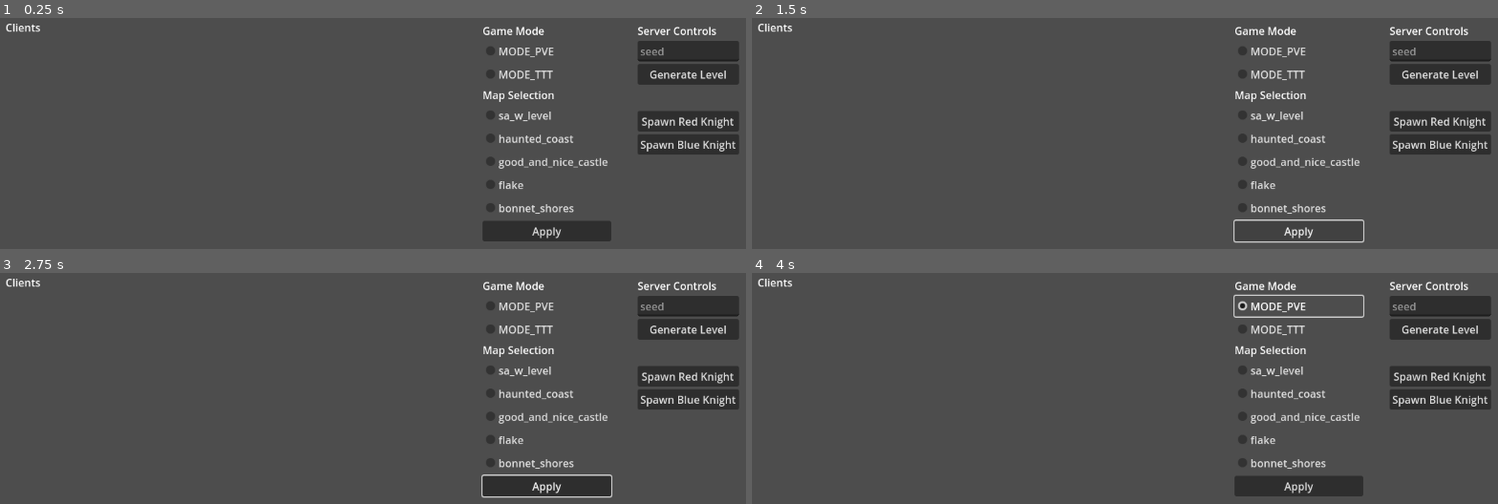
Above: before the commit, frames 1-4 (two rows, left to right).
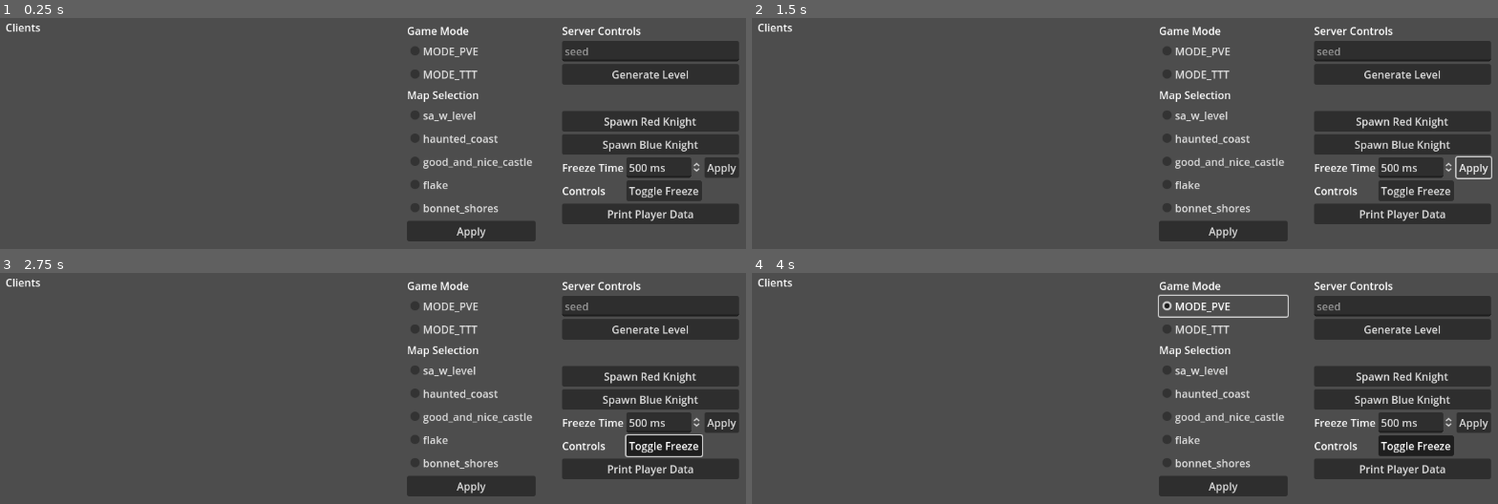
Above: after the commit, the same moments.

Repository: Travh98/SaW_Server
Game: Godot game, scene res://components/start.tscn
The game is run twice, just before and just after one commit, with the same random seed, the same clock (stepped at 60 frames per second) and the same inputs.
Inputs (mouse positions are in pixels of both pictures, inside the frame that each line leads up to):
- Up to frame 1 (0.25 s): no input
- Up to frame 2 (1.5 s): click "Apply" at 0.5 s; click "Apply" at 1.25 s
- Up to frame 3 (2.75 s): click (663, 446) at 2 s, where only the run after the commit has a clickable "Toggle Freeze"
- Up to frame 4 (4 s): click (1401, 469) at 2.75 s, where only the run after the commit has a clickable "Print Player Data"; click "MODE_PVE" at 3.5 s

The runs differ from the first frame. In frame 1, 14% of the frame differs, in the area x 54-99%, y 3-97%; in frame 2, 13%; in frame 3, 14%; in frame 4, 14%.

Commit message:
Freeze on hit for testing

Diff:
--- /dev/null
+++ b/components/freeze_on_hit_mgr.gd
@@ -0,0 +1,32 @@
+class_name FreezeOnHitMgr
+extends Node
+
+## Freezes client games whenever someone is hit
+
+@onready var freeze_timer: Timer = $FreezeTimer
+
+var is_active: bool = false : set = set_freeze_enabled
+
+
+func _ready():
+	freeze_timer.timeout.connect(on_freeze_timeout)
+	freeze_timer.one_shot = true
+
+
+func set_freeze_time(freeze_time: float):
+	freeze_timer.wait_time = freeze_time / 1000.0
+
+
+func on_player_hit(_peer_id: int, _health: int):
+	if !is_active:
+		return
+	Server.set_game_freeze.rpc(true)
+	freeze_timer.start()
+
+
+func on_freeze_timeout():
+	Server.set_game_freeze.rpc(false)
+
+
+func set_freeze_enabled(enable: bool):
+	is_active = enable
--- a/components/player_data.gd
+++ b/components/player_data.gd
@@ -5,6 +5,7 @@
 
 signal player_name_changed(peer_id: int, player_name: String)
 signal player_died(peer_id: int)
+signal player_health_changed(peer_id: int, new_health: int)
 
 var player_data = {}
 
@@ -52,6 +53,8 @@
 	if previous_hp > 0 and health <= 0:
 		print("Player has died: ", player_data[peer_id]["name"])
 		player_died.emit(peer_id)
+
+	player_health_changed.emit(peer_id, player_data[peer_id]["health"])
 
 
 
@@ -113,3 +116,7 @@
 func is_player_alive(peer_id: int) -> bool:
 	if !player_data.has(peer_id): return false
 	return player_data[peer_id]["health"] > 0
+
+
+func print_player_data():
+	print(player_data)
--- a/components/server.gd
+++ b/components/server.gd
@@ -16,6 +16,7 @@
 @onready var player_list: PlayerList = $ServerGui/PlayerList
 @onready var npc_mgr: NpcMgr = $NpcMgr
 @onready var ttt_game_mode: TttGameMode = $GameModes/TttGameMode
+@onready var freeze_on_hit_mgr: FreezeOnHitMgr = $FreezeOnHitMgr
 
 
 func _ready():
@@ -49,6 +50,11 @@
 	client_mgr.client_connected.connect(ttt_game_mode.on_client_connected)
 	client_mgr.client_disconnected.connect(ttt_game_mode.on_client_disconnected)
 	player_data.player_died.connect(ttt_game_mode.on_player_died)
+
+	player_data.player_health_changed.connect(freeze_on_hit_mgr.on_player_hit)
+	server_controls.set_freeze_time_enabled.connect(freeze_on_hit_mgr.set_freeze_enabled)
+	server_controls.set_freeze_time_msec.connect(freeze_on_hit_mgr.set_freeze_time)
+	server_controls.print_player_data.connect(player_data.print_player_data)
 
 
 @rpc("call_remote", "reliable")
@@ -177,3 +183,8 @@
 	# Take the new data from this one peer and send it to all others
 	peer_hat_selected.rpc(peer_id, file_name)
 	pass
+
+
+@rpc("call_remote", "reliable")
+func set_game_freeze(_frozen: bool):
+	pass
--- a/components/server.tscn
+++ b/components/server.tscn
@@ -11,6 +11,7 @@
 [ext_resource type="Script" path="res://components/map_mgr.gd" id="5_rkmdi"]
 [ext_resource type="PackedScene" uid="uid://dnguqoae2sabp" path="res://ui/player_list.tscn" id="6_fj8dx"]
 [ext_resource type="PackedScene" uid="uid://7ef43wqxgjw8" path="res://components/game_modes/ttt_game_mode.tscn" id="7_efu82"]
+[ext_resource type="Script" path="res://components/freeze_on_hit_mgr.gd" id="12_lt7ic"]
 
 [node name="Server" type="Node"]
 script = ExtResource("1_rox3g")
@@ -54,3 +55,9 @@
 [node name="GameModes" type="Node" parent="."]
 
 [node name="TttGameMode" parent="GameModes" instance=ExtResource("7_efu82")]
+
+[node name="FreezeOnHitMgr" type="Node" parent="."]
+script = ExtResource("12_lt7ic")
+
+[node name="FreezeTimer" type="Timer" parent="FreezeOnHitMgr"]
+one_shot = true
--- a/ui/server_controls.gd
+++ b/ui/server_controls.gd
@@ -6,6 +6,9 @@
 signal start_level_gen(seed: String)
 signal spawn_red_knight()
 signal spawn_blue_knight()
+signal set_freeze_time_msec(freeze_time_msec: int)
+signal set_freeze_time_enabled(enable: bool)
+signal print_player_data()
 
 @onready var server_data_loader = $ServerDataLoader
 
@@ -17,6 +20,12 @@
 @onready var mode_selections: Container = $MarginContainer/HBoxContainer/VBoxContainer2/ModeSelections
 @onready var apply_button: Button = $MarginContainer/HBoxContainer/VBoxContainer2/ApplyButton
 
+@onready var freeze_time_spin_box: SpinBox = $MarginContainer/HBoxContainer/VBoxContainer/GridContainer/FreezeTimeSpinBox
+@onready var apply_freeze_time: Button = $MarginContainer/HBoxContainer/VBoxContainer/GridContainer/ApplyFreezeTime
+@onready var toggle_freeze_time_button: Button = $MarginContainer/HBoxContainer/VBoxContainer/GridContainer/ToggleFreezeTimeButton
+@onready var print_player_data_button: Button = $MarginContainer/HBoxContainer/VBoxContainer/PrintPlayerDataButton
+
+
 func _ready():
 	server_data_loader.maps_loaded.connect(on_maps_loaded)
 
@@ -25,6 +34,11 @@
 	spawn_blue_knight_button.pressed.connect(on_spawn_blue_knight)
 
 	apply_button.pressed.connect(on_apply_server_settings)
+
+	apply_freeze_time.pressed.connect(on_freeze_time_apply)
+	toggle_freeze_time_button.toggled.connect(on_freeze_time_toggled)
+
+	print_player_data_button.pressed.connect(func(): self.print_player_data.emit())
 
 	populate_modes.call_deferred()
 
@@ -76,3 +90,11 @@
 
 	Server.map_mgr.server_changed_map(map_str)
 	Server.state_mgr.server_changed_mode(mode_str)
+
+
+func on_freeze_time_apply():
+	set_freeze_time_msec.emit(freeze_time_spin_box.value)
+
+
+func on_freeze_time_toggled(enable: bool):
+	set_freeze_time_enabled.emit(enable)
--- a/ui/server_controls.tscn
+++ b/ui/server_controls.tscn
@@ -87,5 +87,38 @@
 layout_mode = 2
 text = "Spawn Blue Knight"
 
+[node name="GridContainer" type="GridContainer" parent="MarginContainer/HBoxContainer/VBoxContainer"]
+layout_mode = 2
+columns = 3
+
+[node name="Label" type="Label" parent="MarginContainer/HBoxContainer/VBoxContainer/GridContainer"]
+layout_mode = 2
+text = "Freeze Time"
+
+[node name="FreezeTimeSpinBox" type="SpinBox" parent="MarginContainer/HBoxContainer/VBoxContainer/GridContainer"]
+custom_minimum_size = Vector2(100, 0)
+layout_mode = 2
+min_value = 200.0
+max_value = 10000.0
+value = 500.0
+suffix = "ms"
+
+[node name="ApplyFreezeTime" type="Button" parent="MarginContainer/HBoxContainer/VBoxContainer/GridContainer"]
+layout_mode = 2
+text = "Apply"
+
+[node name="Label2" type="Label" parent="MarginContainer/HBoxContainer/VBoxContainer/GridContainer"]
+layout_mode = 2
+text = "Controls"
+
+[node name="ToggleFreezeTimeButton" type="Button" parent="MarginContainer/HBoxContainer/VBoxContainer/GridContainer"]
+layout_mode = 2
+toggle_mode = true
+text = "Toggle Freeze"
+
+[node name="PrintPlayerDataButton" type="Button" parent="MarginContainer/HBoxContainer/VBoxContainer"]
+layout_mode = 2
+text = "Print Player Data"
+
 [node name="ServerDataLoader" type="Node" parent="."]
 script = ExtResource("2_6b243")
Not shown: 1 places in components/server.tscn that only renumber resources
